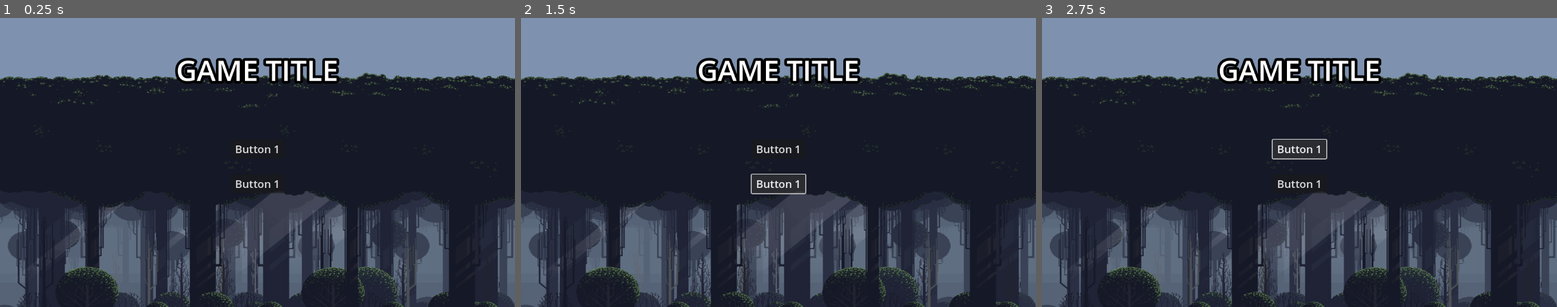
Above: before the commit, frames 1-3 (left to right).
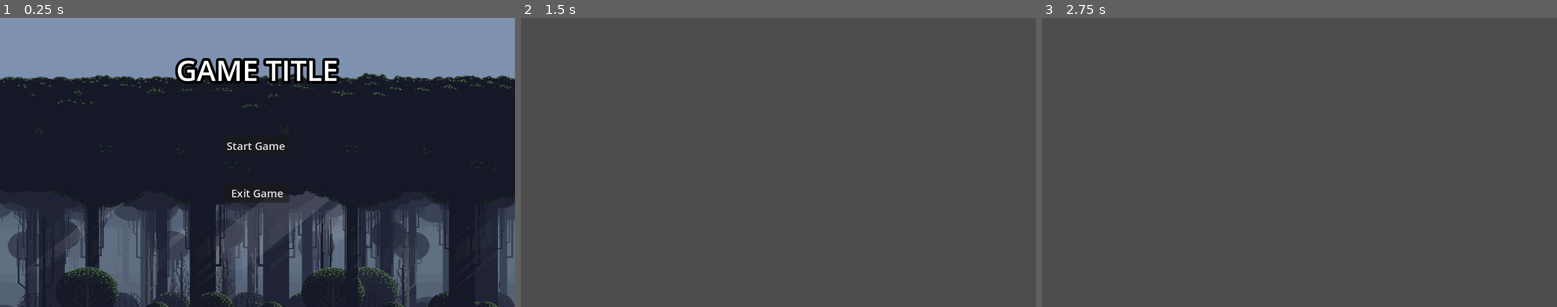
Above: after the commit, the same moments.

Repository: ilyassboy04/gmtkGJ
Game: Godot game, scene res://Main Menu/main_menu.tscn
Two runs of this game, one before a commit and one after it. Both use one fixed random seed, a clock stepped at 60 frames per second and the inputs below. Before the commit the project has no main scene; this scene is started directly in both runs.
Inputs (mouse positions are in pixels of both pictures, inside the frame that each line leads up to):
- Up to frame 1 (0.25 s): no input
- Up to frame 2 (1.5 s): click (778, 148) at 0.5 s, where only the run before the commit has a clickable "Button 1"; click (778, 182) at 1.25 s, where only the run before the commit has a clickable "Button 1"
- Up to frame 3 (2.75 s): click (1299, 148) at 2 s, where only the run before the commit has a clickable "Button 1"

The runs differ from the first frame. In frame 1, 0.6% of the frame differs, in the area x 44-57%, y 42-64%; in frame 2, 92%; in frame 3, 92%, in the area x 0-100%, y 0-100%.

Commit message:
main menu framework (start & exit btn)

Diff:
--- a/gmtkGJ/Main Menu/main_menu.tscn
+++ b/gmtkGJ/Main Menu/main_menu.tscn
@@ -1,5 +1,6 @@
-[gd_scene load_steps=4 format=3 uid="uid://bhxxfds8bsm6a"]
+[gd_scene load_steps=5 format=3 uid="uid://bhxxfds8bsm6a"]
 
+[ext_resource type="Script" path="res://Script/Menu_Script.gd" id="1_7s3nf"]
 [ext_resource type="Texture2D" uid="uid://byfduy3j7yvlf" path="res://assets/Background.png" id="1_lk0ua"]
 
 [sub_resource type="SystemFont" id="SystemFont_sidce"]
@@ -15,6 +16,7 @@
 anchor_bottom = 1.0
 grow_horizontal = 2
 grow_vertical = 2
+script = ExtResource("1_7s3nf")
 
 [node name="TextureRect" type="TextureRect" parent="."]
 layout_mode = 1
@@ -62,25 +64,25 @@
 
 [node name="VBoxContainer" type="VBoxContainer" parent="MarginContainer/HBoxContainer"]
 layout_mode = 2
-theme_override_constants/separation = 18
+theme_override_constants/separation = 32
 alignment = 1
 
 [node name="Seperator2" type="Control" parent="MarginContainer/HBoxContainer/VBoxContainer"]
 layout_mode = 2
 
-[node name="Button" type="Button" parent="MarginContainer/HBoxContainer/VBoxContainer"]
+[node name="Start_Button" type="Button" parent="MarginContainer/HBoxContainer/VBoxContainer"]
 custom_minimum_size = Vector2(120, 32)
 layout_mode = 2
 theme_override_fonts/font = SubResource("SystemFont_vjgnp")
 theme_override_font_sizes/font_size = 24
-text = "Button 1"
+text = "Start Game "
 
 [node name="Seperator3" type="Control" parent="MarginContainer/HBoxContainer/VBoxContainer"]
 layout_mode = 2
 
-[node name="Button2" type="Button" parent="MarginContainer/HBoxContainer/VBoxContainer"]
+[node name="Exit_Button" type="Button" parent="MarginContainer/HBoxContainer/VBoxContainer"]
 custom_minimum_size = Vector2(120, 32)
 layout_mode = 2
 theme_override_fonts/font = SubResource("SystemFont_vjgnp")
 theme_override_font_sizes/font_size = 24
-text = "Button 1"
+text = "Exit Game"
--- /dev/null
+++ b/gmtkGJ/Script/Menu_Script.gd
@@ -0,0 +1,16 @@
+class_name MainMenu
+extends Control
+
+@onready var start_button = $MarginContainer/HBoxContainer/VBoxContainer/Start_Button as Button
+@onready var exit_button = $MarginContainer/HBoxContainer/VBoxContainer/Exit_Button as Button
+@onready var start_level = preload("res://testscene_for_git.tscn") as PackedScene
+
+func _ready():
+	start_button.button_down.connect(on_start_pressed)
+	exit_button.button_down.connect(on_exit_pressed)
+
+func on_exit_pressed() -> void:
+	get_tree().quit()
+
+func on_start_pressed() -> void:
+	get_tree().change_scene_to_packed(start_level)
--- a/gmtkGJ/project.godot
+++ b/gmtkGJ/project.godot
@@ -11,5 +11,6 @@
 [application]
 
 config/name="MJ&ELgmtk"
+run/main_scene="res://Main Menu/main_menu.tscn"
 config/features=PackedStringArray("4.2", "Forward Plus")
 config/icon="res://icon.svg"
--- a/gmtkGJ/testscene_for_git.tscn
+++ b/gmtkGJ/testscene_for_git.tscn
@@ -2,5 +2,5 @@
 
 [ext_resource type="Script" path="res://testscene for git.gd" id="1_m7258"]
 
-[node name="testscene for git" type="Node2D"]
+[node name="main" type="Node2D"]
 script = ExtResource("1_m7258")
